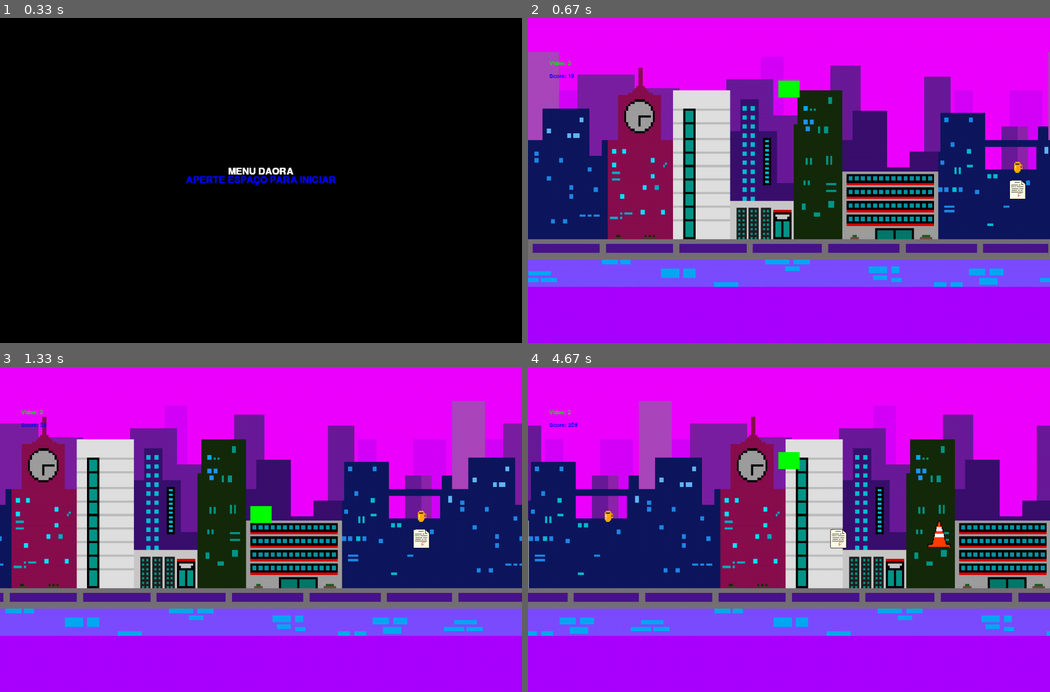
Above: before the commit, frames 1-4 (two rows, left to right).
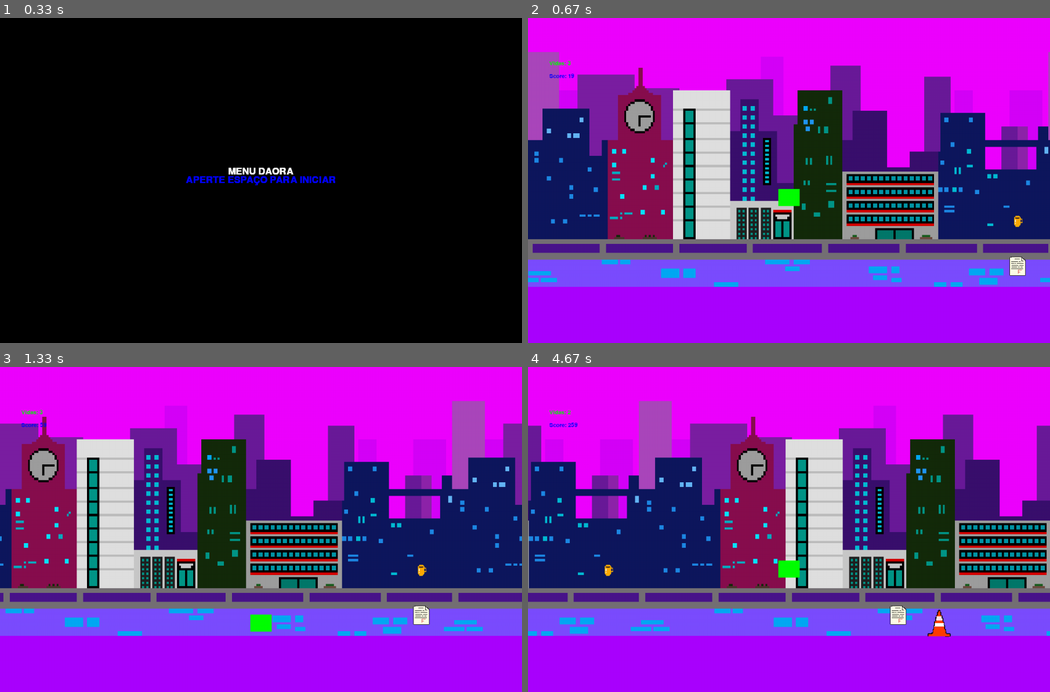
Above: after the commit, the same moments.

Repository: pedrofracassi/insper-dessoft-projeto-final
Game: pygame game, started from main.py
Same seed, same stepped clock (60 frames per second), same inputs: the game is played once before the commit and once after it.
Inputs:
- Up to frame 1 (0.33 s): no input
- Up to frame 2 (0.67 s): tap Space at 0.33 s
- Up to frame 3 (1.33 s): no input
- Up to frame 4 (4.67 s): tap Space at 3.17, 4.07, 4.37 s

Frame 1 is identical in both runs. In frame 2, 0.9% of the frame differs, in the area x 47-96%, y 19-80%; in frame 3, 0.9%; in frame 4, 1.3%, in the area x 14-81%, y 26-84%.

Commit message:
ajustes altura do chão

Diff:
--- a/stages/Alessandra.py
+++ b/stages/Alessandra.py
@@ -17,9 +17,9 @@
     self.image.fill(GREEN)
     self.rect = self.image.get_rect()
     self.rect.centerx = WIDTH / 2
-    self.rect.bottom = HEIGHT / 2
+    self.rect.bottom = HEIGHT / (1.2)
     self.pulando = False
-    self.chao = HEIGHT / 2
+    self.chao = HEIGHT /(1.2)
     self.speedy = 0
     self.uphold = False
 
--- a/stages/boost.py
+++ b/stages/boost.py
@@ -18,8 +18,8 @@
     self.image = provinha
     self.rect = self.image.get_rect()
     self.rect.centerx = WIDTH
-    self.rect.bottom = (HEIGHT / 2)
-    self.chao = HEIGHT / 2
+    self.rect.bottom = HEIGHT / (1.5)
+    self.chao = HEIGHT / (1.2)
     self.speedx = -4
 
   def update (self):
--- a/stages/obs2.py
+++ b/stages/obs2.py
@@ -18,8 +18,8 @@
     self.image = coninho
     self.rect = self.image.get_rect()
     self.rect.centerx = 2000
-    self.rect.bottom = (HEIGHT / 2) + 45
-    self.chao = HEIGHT / 2
+    self.rect.bottom = HEIGHT / (1.2)
+    self.chao = HEIGHT / (1.2)
     self.speedx = -4
 
   def update (self):
--- a/stages/provas.py
+++ b/stages/provas.py
@@ -17,8 +17,8 @@
     self.image = provinha
     self.rect = self.image.get_rect()
     self.rect.centerx = WIDTH
-    self.rect.bottom = (HEIGHT / 2) + 75
-    self.chao = HEIGHT / 2
+    self.rect.bottom = HEIGHT / (1.2)
+    self.chao = HEIGHT / (1.2)
     self.speedx = -4
 
   def update (self):
